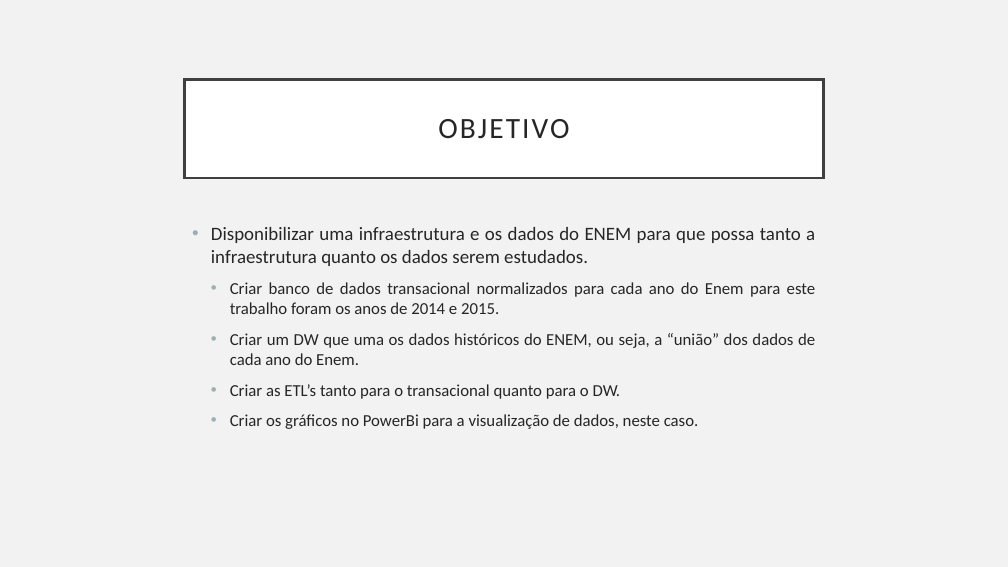
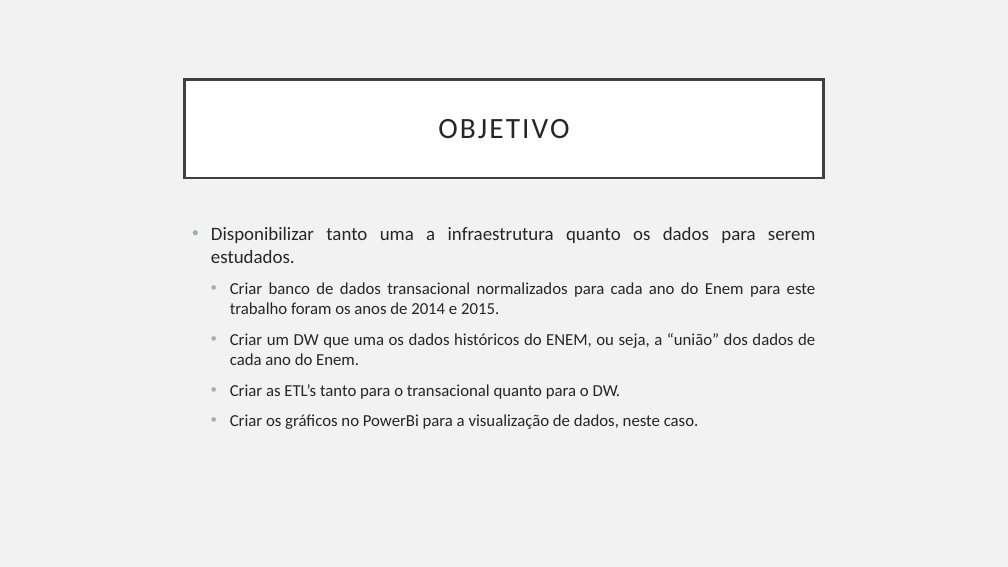
Before and after one commit to martins9/repositoriomonografia, a slide deck: slide 4 of Apresentação_Monografia.pptx. Drawn at 1008x567 pixels with LibreOffice and Linux fonts; fonts in the diff are those of the drawing. Boxes give left, top, right and bottom in pixels: in the first picture for what was removed or moved away, otherwise in the second. Text is boxed around its words. In the diff, an @@ line names an element or a change of style, - is before the commit and + after.

```diff
--- a/Apresentação_Monografia.pptx
+++ b/Apresentação_Monografia.pptx
@@ text at bbox=[211, 227, 816, 263]: text changed @@
-• Disponibilizar uma infraestrutura e os dados do ENEM para que possa tanto a infraestrutura quanto os dados serem estudados.
+• Disponibilizar tanto uma a infraestrutura quanto os dados para serem estudados.
```
Also in this commit, not shown: 3 other slides changed, 12 slides added, 1 other file.
